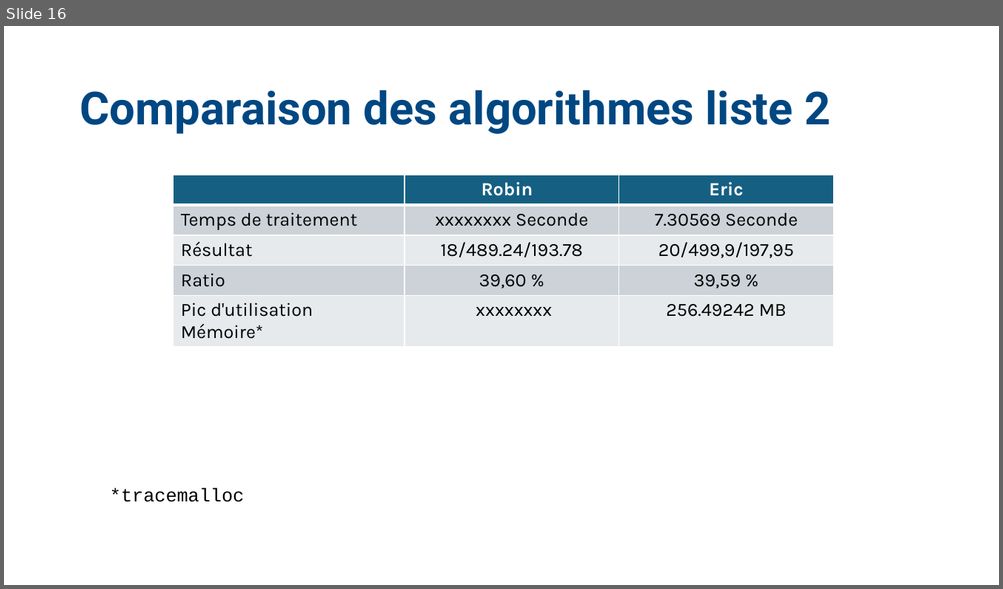
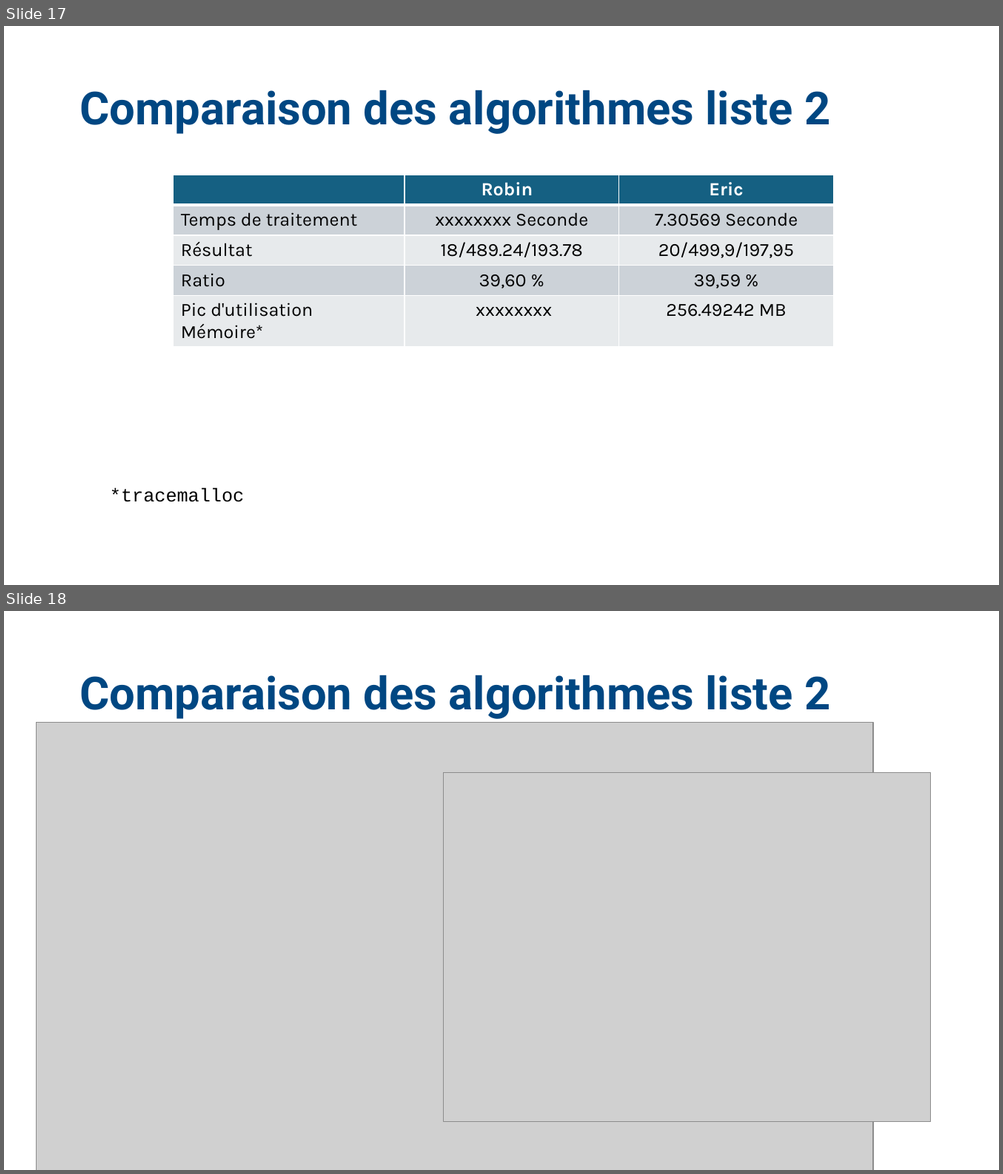
Before and after one commit to Thorrien/AlgoInvest-Trade, a slide deck: ppt/AlgoInvest&Trade.pptx. Shown one above the other, each under a label of ours: slide 16 before the commit, slides 17 and 18 after it. The pictures are 1003x589 and 1003x1174 pixels, drawn with LibreOffice and Linux fonts; fonts in the diff are those of the drawing; grey boxes stand for pictures. Boxes give left, top, right and bottom in pixels: in the first picture for what was removed or moved away, otherwise in the second. Text is boxed around its words. In the diff, an @@ line names an element or a change of style, - is before the commit and + after.

Commit message:
MAJ PPT

```diff
--- a/ppt/AlgoInvest&Trade.pptx
+++ b/ppt/AlgoInvest&Trade.pptx
@@ slide 18 added at [4,611,999,1170], background #FFFFFF @@
@@ title added at [79,675,830,719], 44 pt, text #004782, bold @@
+Comparaison des algorithmes liste 2
@@ picture added at [36,723,874,1170] @@
@@ picture added at [444,773,930,1122] @@
@@ what was slide 16 is now slide 17 @@
```
Also in this commit, not shown: 1 other slide added.
